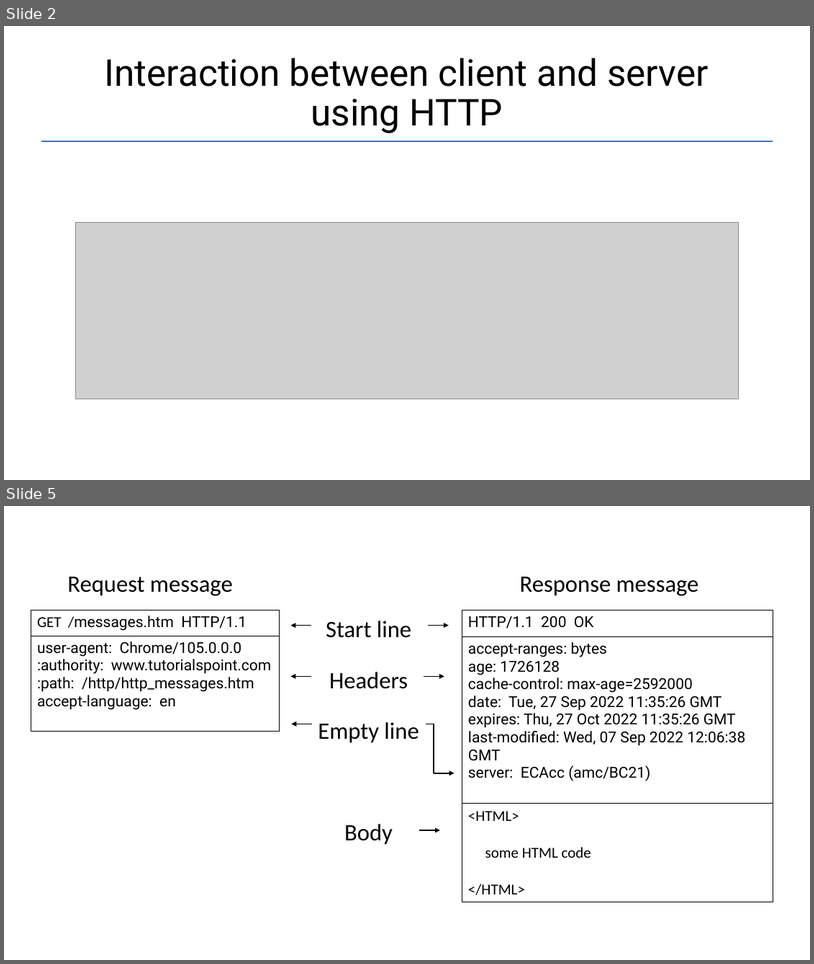
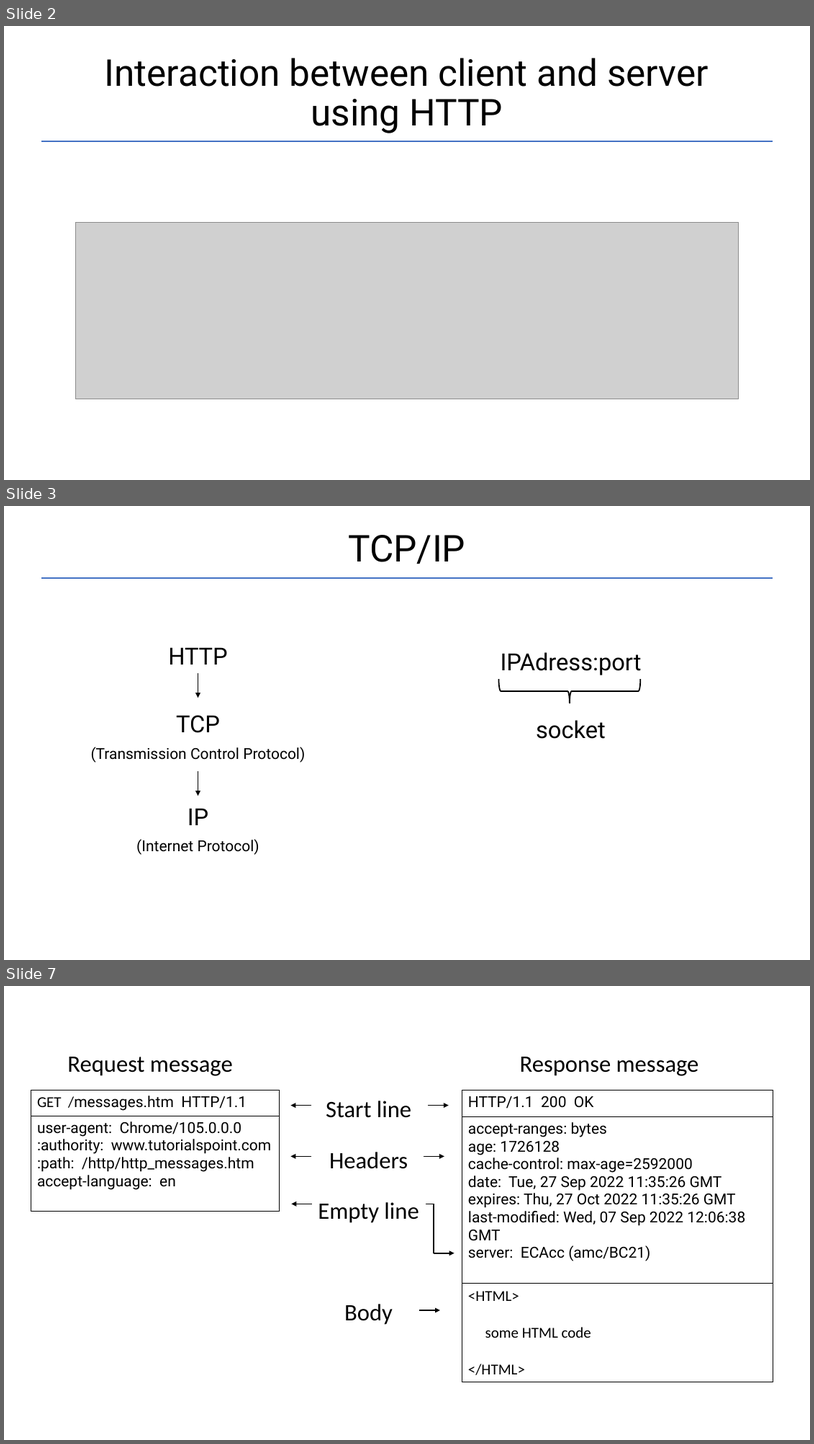
Before and after one commit to Garnik94/Levelup_presentations, a slide deck: Http/Http_presentation.pptx. Shown one above the other, each under a label of ours: slides 2 and 5 before the commit, slides 2, 3 and 7 after it; the slides between them are not shown. The pictures are 814x964 and 814x1444 pixels, drawn with LibreOffice and Linux fonts; fonts in the diff are those of the drawing; grey boxes stand for pictures. Boxes give left, top, right and bottom in pixels: in the first picture for what was removed or moved away, otherwise in the second. Text is boxed around its words. In the diff, an @@ line names an element or a change of style, - is before the commit and + after.

```diff
--- a/Http/Http_presentation.pptx
+++ b/Http/Http_presentation.pptx
@@ slide 3 added at <box>4,506,810,960</box>, background #FFFFFF @@
@@ title added at <box>348,535,466,564</box>, 44 pt, text #000000 @@
+TCP/IP
@@ line added from (41, 578) to (773, 578), #4472C4 1.5 pt @@
@@ text added at <box>91,647,305,854</box>, 18 pt, text #000000 @@
+HTTP
+TCP
+(Transmission Control Protocol)
+IP
+(Internet Protocol)
@@ text added at <box>501,652,642,739</box>, 28 pt, text #000000 @@
+IPAdress:port
+socket
@@ arrow added from (198, 674) to (198, 698), #000000 1.5 pt @@
@@ left brace added at <box>499,679,641,703</box>, outline #000000 1.5 pt @@
@@ arrow added from (198, 772) to (198, 795), #000000 1.5 pt @@
@@ what was slide 5 is now slide 7 @@
```
Also in this commit, not shown: 2 slides changed, 4 other slides added, 1 slide removed, 2 other files.
